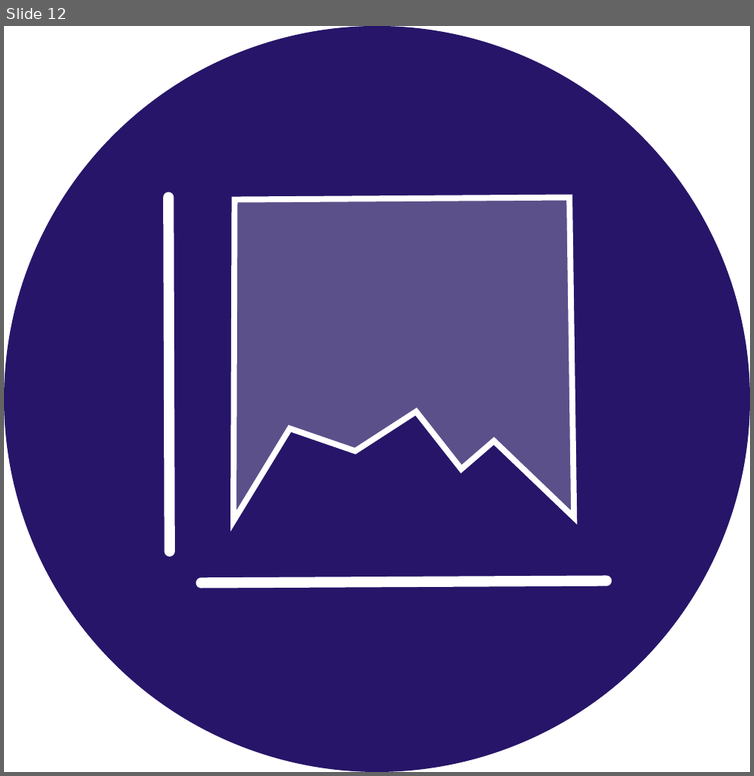
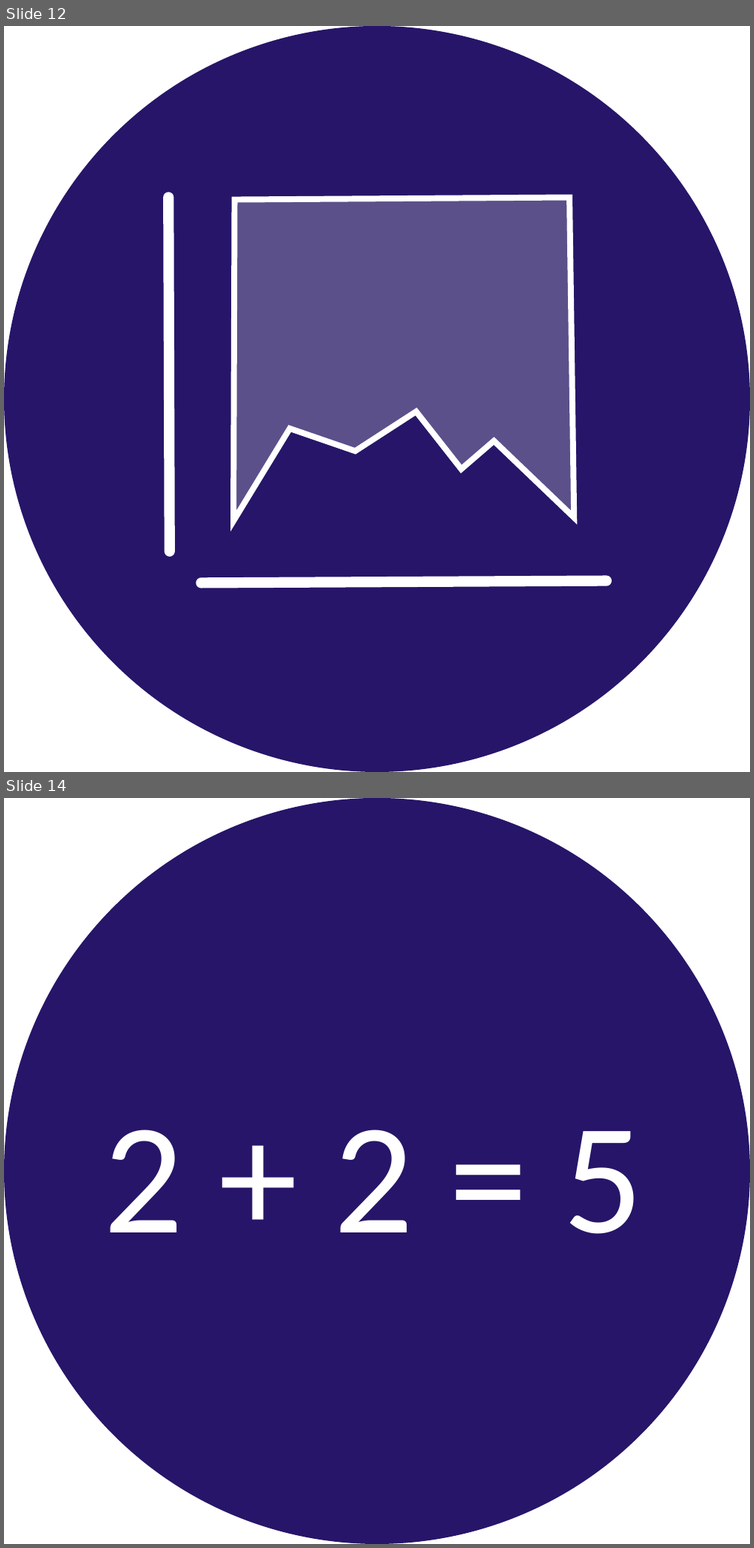
Before and after one commit to holtzy/data_to_viz, a slide deck: img/mistake/mistake_logos.pptx. Shown one above the other, each under a label of ours: slide 12 before the commit, slides 12 and 14 after it; the slides between them are not shown. The pictures are 754x776 and 754x1548 pixels, drawn with LibreOffice and Linux fonts; fonts in the diff are those of the drawing. Boxes give left, top, right and bottom in pixels: in the first picture for what was removed or moved away, otherwise in the second. Text is boxed around its words. In the diff, an @@ line names an element or a change of style, - is before the commit and + after.

```diff
--- a/img/mistake/mistake_logos.pptx
+++ b/img/mistake/mistake_logos.pptx
@@ slide 14 added at box(4, 798, 750, 1544), background #FFFFFF @@
@@ ellipse added at box(4, 798, 750, 1544), fill #271569 @@
@@ text added at box(103, 1130, 643, 1234), 60 pt, text #FFFFFF @@
+2 + 2 = 5
```
Also in this commit, not shown: 1 other slide added, 2 other files.
